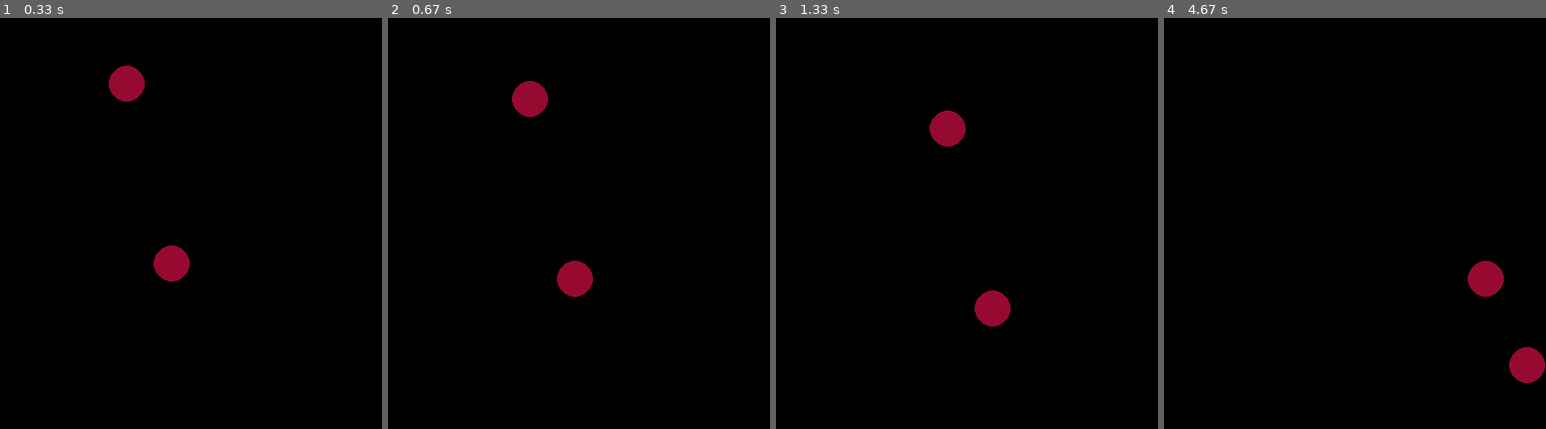
Above: before the commit, frames 1-4 (left to right).
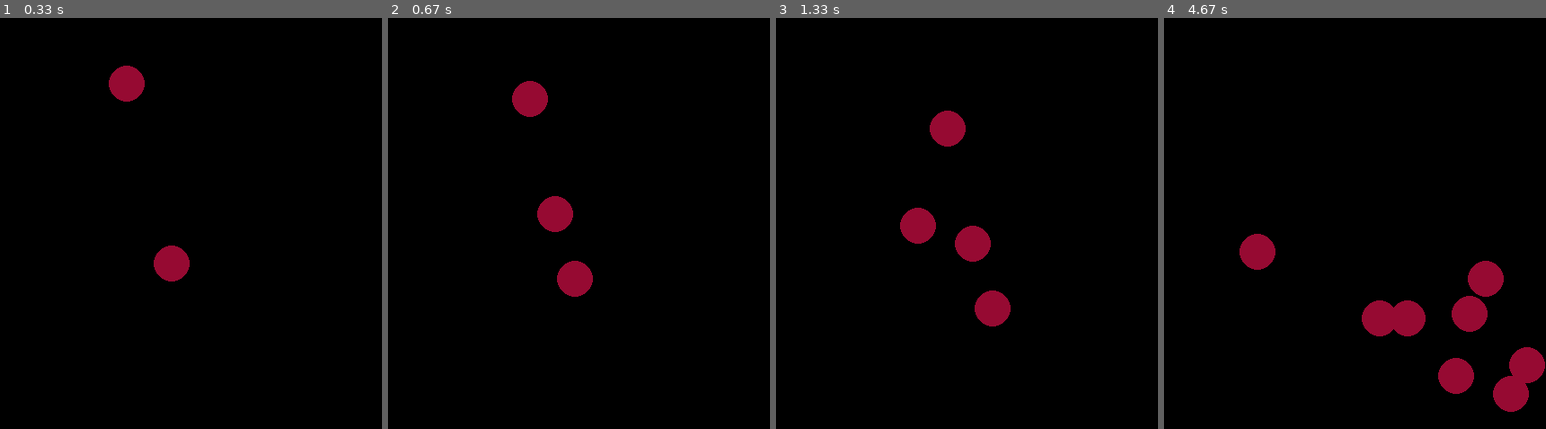
Above: after the commit, the same moments.

Repository: AndreyAD1/mipt_course
Game: pygame game, started from lesson_20_oop/ex_3_balls_with_oop.py
The game is run twice, just before and just after one commit, with the same random seed, the same clock (stepped at 60 frames per second) and the same inputs.
Inputs (mouse positions are in pixels of both pictures, inside the frame that each line leads up to):
- Up to frame 1 (0.33 s): no input
- Up to frame 2 (0.67 s): click (544, 202) at 0.38 s
- Up to frame 3 (1.33 s): click (917, 223) at 1.22 s
- Up to frame 4 (4.67 s): click (1465, 190) at 1.88 s; click (1324, 235) at 2.72 s; click (1213, 207) at 3.62 s; click (1366, 305) at 4.28 s

Frame 1 is identical in both runs. In frame 2, 0.6% of the frame differs, in the area x 39-49%, y 43-53%; in frame 3, 1.3%; in frame 4, 3.7%, in the area x 19-96%, y 52-96%.

Commit message:
Complete ball adding by a click.

Diff:
--- a/lesson_20_oop/ex_3_balls_with_oop.py
+++ b/lesson_20_oop/ex_3_balls_with_oop.py
@@ -97,10 +97,6 @@
         self.possible_colors.append(initial_color)
 
 
-def add_new_ball(position: Tuple[int]):
-    pass
-
-
 def start_game(
         balls: List[Ball] = None,
         display_width=500,
@@ -159,7 +155,8 @@
             # ball.slow_down()
 
         if click_position and click_on_blank_space:
-            add_new_ball(click_position)
+            x_coord, y_coord = click_position
+            balls.append(Ball(Vector(x_coord, y_coord)))
 
         screen.fill((0, 0, 0))
         [ball.render(screen) for ball in balls]
